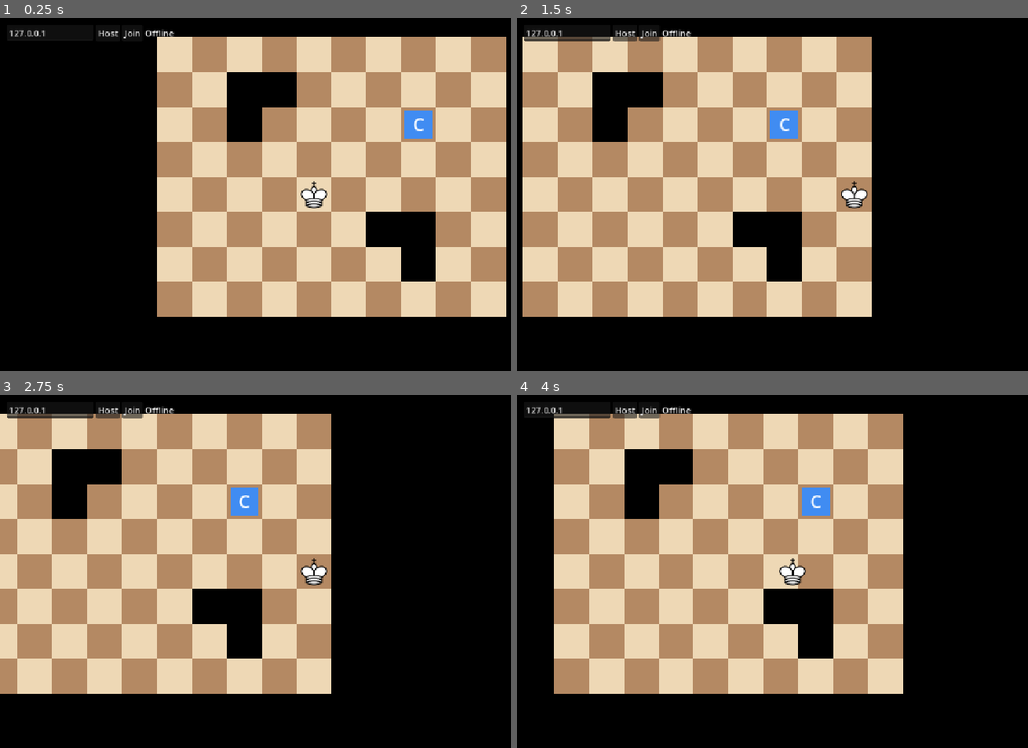
Above: before the commit, frames 1-4 (two rows, left to right).
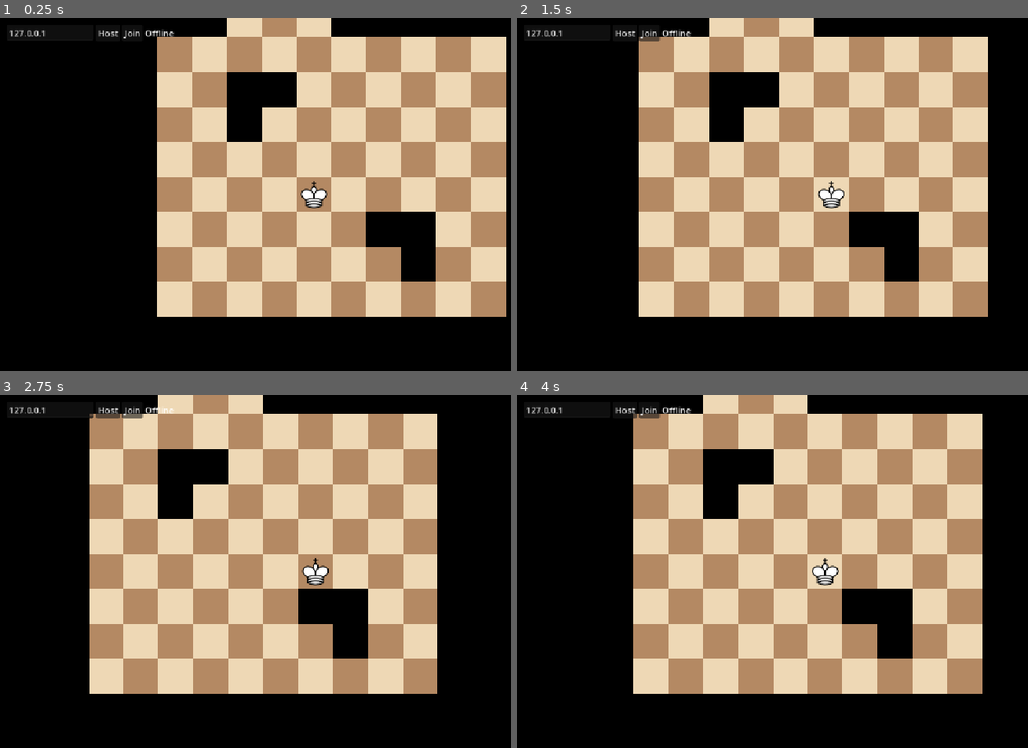
Above: after the commit, the same moments.

Repository: KiskarFisk/chesstus
Game: Godot game, scene res://hub.tscn
The game is run twice, just before and just after one commit, with the same random seed, the same clock (stepped at 60 frames per second) and the same inputs.
Inputs (mouse positions are in pixels of both pictures, inside the frame that each line leads up to):
- Up to frame 1 (0.25 s): no input
- Up to frame 2 (1.5 s): tap Enter at 0.5 s; move the mouse to (966, 176) at 0.52 s; hold Right (ui_right) 0.53-1.25 s; click (966, 176) at 0.67 s; drag from (706, 212) to (798, 265) at 1.27 s
- Up to frame 3 (2.75 s): move the mouse to (378, 493) at 2.02 s; hold Right (ui_right) from 2.03 s (still down); click (378, 493) at 2.17 s
- Up to frame 4 (4 s): release Right (ui_right) at 2.75 s; drag from (798, 642) to (644, 518) at 2.77 s; tap Space at 3.5 s; move the mouse to (1017, 624) at 3.52 s; hold Left (ui_left) from 3.53 s (still down); click (1017, 624) at 3.67 s

The runs differ from the first frame. In frame 1, 51% of the frame differs, in the area x 30-100%, y 0-85%; in frame 2, 49%; in frame 3, 36%; in frame 4, 58%, in the area x 7-92%, y 0-85%.

Commit message:
Add in-game hub map editor, single-step king movement
- Map editor (F1 in hub, editor runs only, offline): paint to grow the board,
  right-click erases and trims, single Game brush with a game picker
- Hub layout moved to hub_map.gd; empty space tile
- King moves one square per key press
- Fix camera stuck at board corner when the editor camera was added first

Co-Authored-By: Claude Opus 5.5 <noreply@anthropic.com>
Claude-Session: https://claude.ai/code/session_01NhpERDYe9jx1HCpr4qogRb

Diff:
--- a/hub.gd
+++ b/hub.gd
@@ -2,30 +2,23 @@
 
 const TILE := 64
 const STEP_TIME := 0.15
-# '#' wall, '.' floor, 'K' spawn point, any key of GAMES = game square
-const MAP := [
-	"############",
-	"#K........K#",
-	"#..##......#",
-	"#..#....C..#",
-	"#..........#",
-	"#....K.....#",
-	"#......##..#",
-	"#.......#..#",
-	"#K.........#",
-	"############",
-]
 const GAMES := {
 	"C": {"scene": "res://chess.tscn", "color": Color(0.25, 0.55, 0.95)},
 }
 
+# Live copy of the layout; static so map editor changes survive scene reloads this session.
+static var map: Array = preload("res://hub_map.gd").MAP.duplicate()
+
 var kings := {}  # peer id -> Sprite2D, mirrors Net.cells
 var moving := false
+var editing := false  # set by the map editor
 var status_label: Label
 
 
 func _ready() -> void:
 	_build_net_ui()
+	if OS.has_feature("editor"):  # only when run from the Godot editor, never in exports
+		add_child(load("res://map_editor.gd").new())
 
 
 func _build_net_ui() -> void:
@@ -55,7 +48,10 @@
 	status_label.text = Net.status
 	_sync_kings()
 	var me := multiplayer.get_unique_id()
-	if moving or not Net.cells.has(me) or get_viewport().gui_get_focus_owner() is LineEdit:
+	if editing or moving or not Net.cells.has(me) or get_viewport().gui_get_focus_owner() is LineEdit:
+		return
+	# One step per key press. Diagonal = hold one arrow, press the other.
+	if not ["ui_left", "ui_right", "ui_up", "ui_down"].any(Input.is_action_just_pressed):
 		return
 	var dir := Vector2i(
 		int(Input.is_action_pressed("ui_right")) - int(Input.is_action_pressed("ui_left")),
@@ -93,6 +89,8 @@
 				var cam := Camera2D.new()
 				cam.position_smoothing_enabled = true
 				k.add_child(cam)
+				cam.make_current()  # the map editor's camera may have been added first
+				cam.reset_smoothing()
 			kings[id] = k
 		elif kings[id].get_meta("cell") != cell:
 			kings[id].set_meta("cell", cell)
@@ -100,16 +98,17 @@
 
 
 static func tile(c: Vector2i) -> String:
-	if c.y < 0 or c.y >= MAP.size() or c.x < 0 or c.x >= MAP[c.y].length():
+	if c.y < 0 or c.y >= map.size() or c.x < 0 or c.x >= map[c.y].length():
 		return "#"
-	return MAP[c.y][c.x]
+	var ch: String = map[c.y][c.x]
+	return "#" if ch == " " else ch  # empty space blocks like a wall
 
 
 static func spawns() -> Array[Vector2i]:
 	var out: Array[Vector2i] = []
-	for y in MAP.size():
-		for x in MAP[y].length():
-			if MAP[y][x] == "K":
+	for y in map.size():
+		for x in map[y].length():
+			if map[y][x] == "K":
 				out.append(Vector2i(x, y))
 	return out
 
@@ -120,12 +119,18 @@
 
 func _draw() -> void:
 	var font := ThemeDB.fallback_font
-	for y in MAP.size():
-		for x in MAP[y].length():
-			var ch: String = MAP[y][x]
+	for y in map.size():
+		for x in map[y].length():
+			var ch: String = map[y][x]
+			if ch == " ":
+				continue
 			var r := Rect2(x * TILE, y * TILE, TILE, TILE)
 			var col := Color.BLACK if ch == "#" else (Color("#eed8b5") if (x + y) % 2 == 0 else Color("#b48963"))
 			draw_rect(r, col)
-			if ch in GAMES:
+			if editing and ch == "#":  # tell walls apart from empty space
+				draw_rect(r.grow(-1), Color(0.35, 0.35, 0.35), false, 2)
+			elif ch in GAMES:
 				draw_rect(r.grow(-6), GAMES[ch].color)
 				draw_string(font, r.position + Vector2(0, TILE * 0.68), ch, HORIZONTAL_ALIGNMENT_CENTER, TILE, 32)
+			elif editing and ch == "K":
+				draw_string(font, r.position + Vector2(0, TILE * 0.68), "K", HORIZONTAL_ALIGNMENT_CENTER, TILE, 32, Color(0, 0.6, 0, 0.8))
--- /dev/null
+++ b/hub_map.gd
@@ -0,0 +1,19 @@
+# Hub layout. Rewritten by the in-game map editor (F1 in the hub, editor runs only).
+# '#' wall, '.' floor, ' ' empty, 'K' spawn point, letters = game squares (see GAMES in hub.gd)
+const MAP := [
+	"  #####     ",
+	"  #...#     ",
+	"  #.C.#     ",
+	"  #...#     ",
+	"  #...#     ",
+	"###...######",
+	"#.........K#",
+	"#..##......#",
+	"#..#K......#",
+	"#..........#",
+	"#.K.KK.....#",
+	"#......##..#",
+	"#..K.K..#..#",
+	"#..........#",
+	"############",
+]
--- /dev/null
+++ b/map_editor.gd
@@ -0,0 +1,182 @@
+extends Node2D
+## Hub map editor. hub.gd only adds this when running from the Godot editor.
+## F1 toggles. LMB paints (outside the board grows it), RMB erases, arrows pan, wheel zooms.
+
+const Hub := preload("res://hub.gd")
+const SAVE_PATH := "res://hub_map.gd"
+const PAN_SPEED := 600.0
+const EMPTY := " "
+const GAME := "game"  # brush id; the actual letter is picked from game_menu
+
+var active := false
+var brush := "#"
+var cam := Camera2D.new()
+var ui := CanvasLayer.new()
+var info := Label.new()
+var game_menu := PopupMenu.new()
+var game_cell: Vector2i  # where the game picked from game_menu goes
+
+@onready var hub: Hub = get_parent()
+
+
+func _ready() -> void:
+	add_child(cam)
+	var panel := PanelContainer.new()
+	panel.position = Vector2(12, 60)
+	var col := VBoxContainer.new()
+	panel.add_child(col)
+	col.add_child(info)
+	var row := HBoxContainer.new()
+	var brushes := {"#": "Wall", ".": "Floor", "K": "Spawn", GAME: "Game"}
+	for k in brushes:
+		row.add_child(_button(brushes[k], _set_brush.bind(k)))
+	row.add_child(_button("Save", _save))
+	col.add_child(row)
+	ui.add_child(panel)
+	for k in Hub.GAMES:
+		game_menu.add_item("%s: %s" % [k, Hub.GAMES[k].scene.get_file().get_basename().capitalize()])
+	game_menu.id_pressed.connect(func(i): _paint(game_cell, Hub.GAMES.keys()[i]))
+	ui.add_child(game_menu)
+	ui.visible = false
+	add_child(ui)
+	_info()
+
+
+func _button(text: String, cb: Callable) -> Button:
+	var b := Button.new()
+	b.text = text
+	b.focus_mode = Control.FOCUS_NONE  # keep arrow keys for panning
+	b.pressed.connect(cb)
+	return b
+
+
+func _set_brush(k: String) -> void:
+	brush = k
+	_info()
+
+
+func _info(msg := "") -> void:
+	info.text = "MAP EDITOR (F1 to exit)  Brush: %s  Size: %dx%d\nLMB paint (outside the board to grow it), RMB erase, arrows pan, wheel zoom\n%s" \
+		% [brush.capitalize() if brush == GAME else brush, Hub.map[0].length(), Hub.map.size(), msg]
+
+
+func _process(delta: float) -> void:
+	if active:
+		cam.position += Input.get_vector("ui_left", "ui_right", "ui_up", "ui_down") * PAN_SPEED * delta / cam.zoom.x
+
+
+func _unhandled_input(e: InputEvent) -> void:
+	if e is InputEventKey and e.pressed and not e.echo and e.keycode == KEY_F1:
+		get_viewport().set_input_as_handled()
+		if Net.online():
+			Net.status = "Map editor is offline only"
+		else:
+			_set_active(not active)
+		return
+	if not active:
+		return
+	var c := Vector2i((get_global_mouse_position() / Hub.TILE).floor())
+	var pressed: bool = e is InputEventMouseButton and e.pressed
+	if pressed and e.button_index in [MOUSE_BUTTON_WHEEL_UP, MOUSE_BUTTON_WHEEL_DOWN]:
+		var z := cam.zoom.x * (1.1 if e.button_index == MOUSE_BUTTON_WHEEL_UP else 1 / 1.1)
+		cam.zoom = Vector2.ONE * clampf(z, 0.25, 2.0)
+	elif pressed or e is InputEventMouseMotion:
+		if e.button_mask & MOUSE_BUTTON_MASK_RIGHT:
+			_paint(c, EMPTY)
+		elif e.button_mask & MOUSE_BUTTON_MASK_LEFT:
+			if brush != GAME:
+				_paint(c, brush)
+			elif pressed:  # one game per click, not while dragging
+				game_cell = c
+				game_menu.popup(Rect2i(Vector2i(get_viewport().get_mouse_position()), Vector2i.ZERO))
+
+
+func _set_active(on: bool) -> void:
+	active = on
+	ui.visible = on
+	hub.editing = on
+	var me := multiplayer.get_unique_id()
+	if on:
+		cam.position = hub.kings[me].position
+		cam.make_current()
+	else:
+		if Hub.tile(Net.cells[me]) == "#":  # painted or erased under our king
+			Net.cells[me] = Net._free_spawn()
+		hub.kings[me].get_child(0).make_current()
+	hub.queue_redraw()
+
+
+func _paint(c: Vector2i, ch: String) -> void:
+	var m := Hub.map
+	var w: int = m[0].length()
+	var h := m.size()
+	if ch == EMPTY and (c.x < 0 or c.y < 0 or c.x >= w or c.y >= h):
+		return
+	# Grow the board so c is inside it.
+	var left := maxi(0, -c.x)
+	var top := maxi(0, -c.y)
+	var right := maxi(0, c.x - (w - 1))
+	var bottom := maxi(0, c.y - (h - 1))
+	if left or top or right or bottom:
+		for i in h:
+			m[i] = EMPTY.repeat(left) + m[i] + EMPTY.repeat(right)
+		w += left + right
+		for i in top:
+			m.insert(0, EMPTY.repeat(w))
+		for i in bottom:
+			m.append(EMPTY.repeat(w))
+		c += Vector2i(left, top)
+		_shift(Vector2i(left, top))
+	if m[c.y][c.x] == ch:
+		return
+	m[c.y] = m[c.y].substr(0, c.x) + ch + m[c.y].substr(c.x + 1)
+	if ch == EMPTY:
+		_trim()
+	hub.queue_redraw()
+	_info("Unsaved changes")
+
+
+## Drop empty rows/columns from the edges.
+func _trim() -> void:
+	var m := Hub.map
+	var lo := Vector2i(m[0].length(), m.size())
+	var hi := Vector2i(-1, -1)
+	for y in m.size():
+		for x in m[y].length():
+			if m[y][x] != EMPTY:
+				lo = lo.min(Vector2i(x, y))
+				hi = hi.max(Vector2i(x, y))
+	if hi.x < 0:
+		return  # everything erased; keep the size so there's somewhere to paint
+	var rows := m.slice(lo.y, hi.y + 1).map(func(r): return r.substr(lo.x, hi.x - lo.x + 1))
+	m.clear()
+	m.append_array(rows)
+	_shift(-lo)
+
+
+## The board's top-left moved by off cells: move kings and the camera with it so nothing jumps.
+func _shift(off: Vector2i) -> void:
+	if off == Vector2i.ZERO:
+		return
+	for id in Net.cells:
+		Net.cells[id] += off
+		var k: Sprite2D = hub.kings.get(id)
+		if k:
+			k.position += Vector2(off * Hub.TILE)
+			k.set_meta("cell", Net.cells[id])
+	cam.position += Vector2(off * Hub.TILE)
+
+
+func _save() -> void:
+	if Hub.spawns().is_empty():
+		_info("Not saved: the map needs at least one K spawn")
+		return
+	var f := FileAccess.open(SAVE_PATH, FileAccess.WRITE)
+	if f == null:
+		_info("Save failed: %s" % error_string(FileAccess.get_open_error()))
+		return
+	var rows := "".join(Hub.map.map(func(r): return '\t"%s",\n' % r))
+	f.store_string("# Hub layout. Rewritten by the in-game map editor (F1 in the hub, editor runs only).\n" \
+		+ "# '#' wall, '.' floor, ' ' empty, 'K' spawn point, letters = game squares (see GAMES in hub.gd)\n" \
+		+ "const MAP := [\n" + rows + "]\n")
+	_info("Saved to " + SAVE_PATH)
Not shown, added: hub_map.gd.uid
Not shown, added: map_editor.gd.uid
